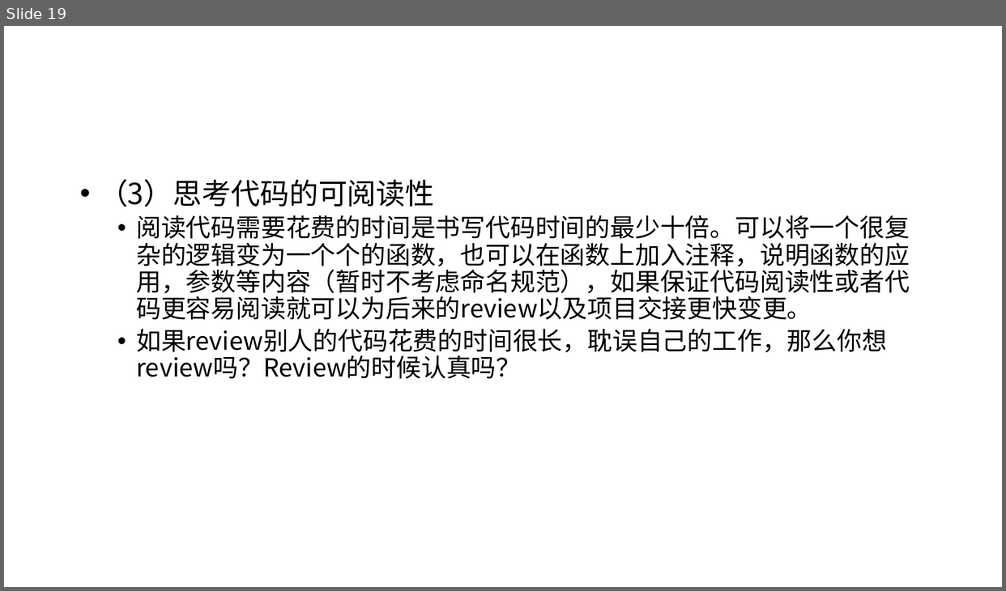
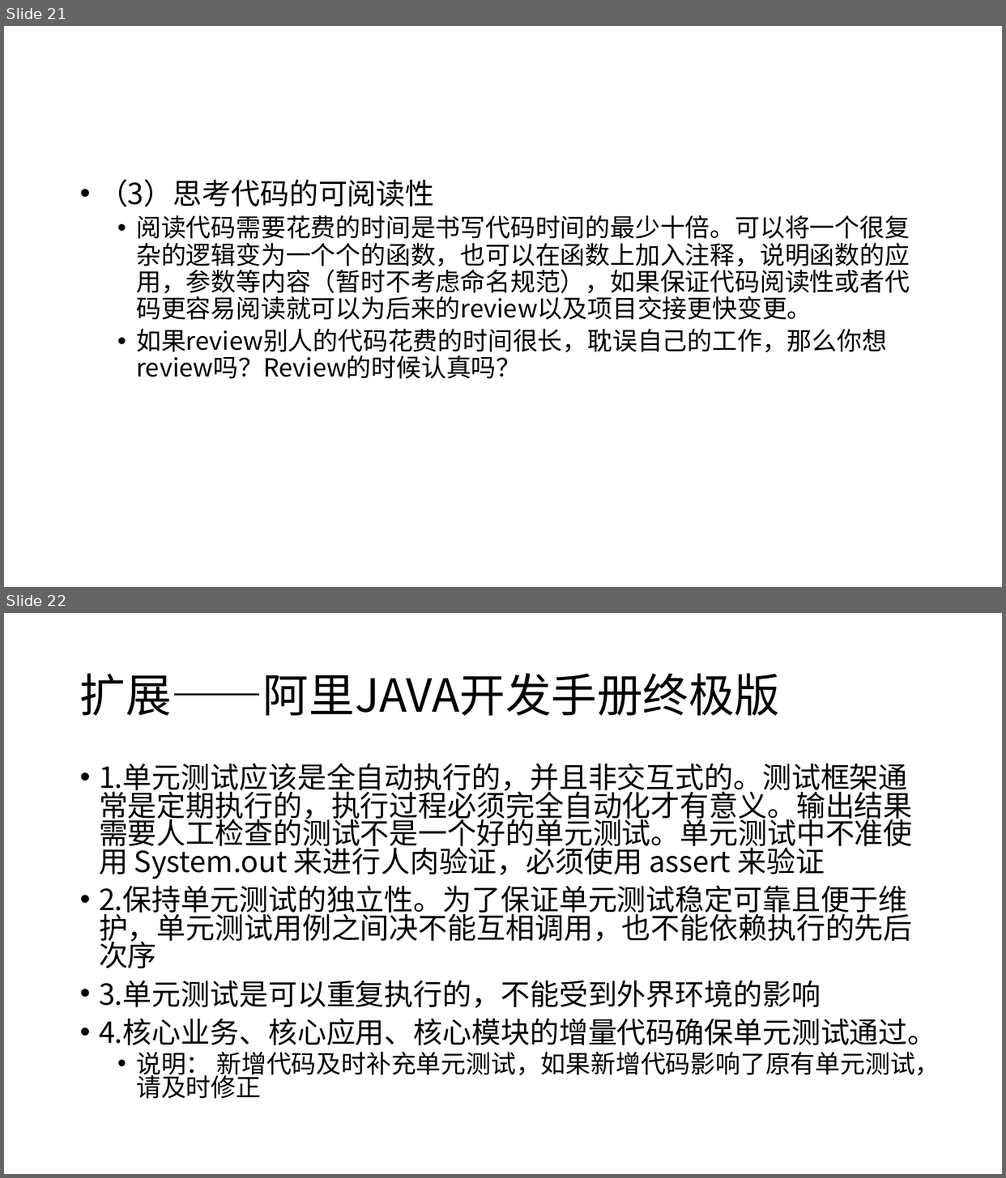
Before and after one commit to linhou/AndroidTest, a slide deck: 单元测试.pptx. Shown one above the other, each under a label of ours: slide 19 before the commit, slides 21 and 22 after it. The pictures are 1006x591 and 1006x1178 pixels, drawn with LibreOffice and Linux fonts; fonts in the diff are those of the drawing. Boxes give left, top, right and bottom in pixels: in the first picture for what was removed or moved away, otherwise in the second. Text is boxed around its words. In the diff, an @@ line names an element or a change of style, - is before the commit and + after.

```diff
--- a/单元测试.pptx
+++ b/单元测试.pptx
@@ slide 22 added at bbox=[4, 613, 1002, 1174], background #FFFFFF @@
@@ title added at bbox=[80, 673, 780, 716], 44 pt, text #000000 @@
+扩展——阿里JAVA开发手册终极版
@@ text added at bbox=[99, 763, 940, 1099], 28 pt, text #000000 @@
+• 1.单元测试应该是全自动执行的，并且非交互式的。测试框架通常是定期执行的，执行过程必须完全自动化才有意义。输出结果需要人工检查的测试不是一个好的单元测试。单元测试中不准使用 System.out 来进行人肉验证，必须使用 assert 来验证
+• 2.保持单元测试的独立性。为了保证单元测试稳定可靠且便于维护，单元测试用例之间决不能互相调用，也不能依赖执行的先后次序
+• 3.单元测试是可以重复执行的，不能受到外界环境的影响
+• 4.核心业务、核心应用、核心模块的增量代码确保单元测试通过。
+  • 说明： 新增代码及时补充单元测试，如果新增代码影响了原有单元测试，请及时修正
@@ what was slide 19 is now slide 21 @@
```
Also in this commit, not shown: 13 slides changed, 4 other slides added, 3 slides removed, 8 other files.
